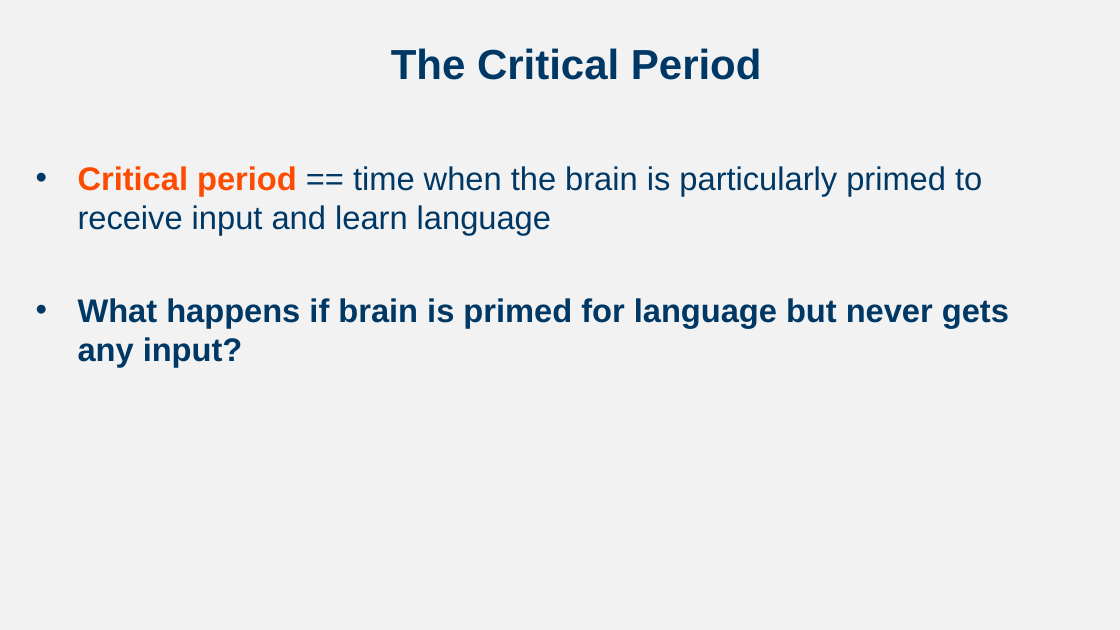
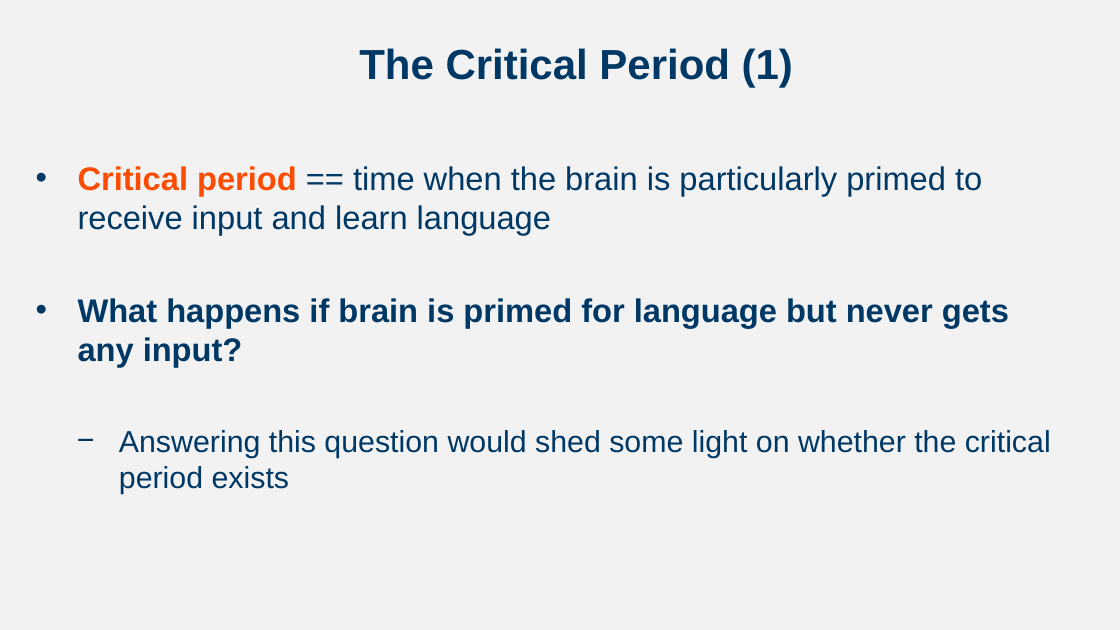
Before and after one commit to npm27/Teaching-Materials, a slide deck: slide 13 of Developmental Spring 24/Slides/Chapter 9.pptx. Drawn at 1120x630 pixels with LibreOffice and Linux fonts; fonts in the diff are those of the drawing. Boxes give left, top, right and bottom in pixels: in the first picture for what was removed or moved away, otherwise in the second. Text is boxed around its words. In the diff, an @@ line names an element or a change of style, - is before the commit and + after.

```diff
--- a/Developmental Spring 24/Slides/Chapter 9.pptx
+++ b/Developmental Spring 24/Slides/Chapter 9.pptx
@@ title at (x1=359, y1=48, x2=793, y2=87): text changed @@
-The Critical Period
+The Critical Period (1)
@@ text at (x1=119, y1=430, x2=1051, y2=495): paragraph added @@
+  − Answering this question would shed some light on whether the critical period exists
```
Also in this commit, not shown: 5 other slides changed, 1 slide added, 16 other files.
